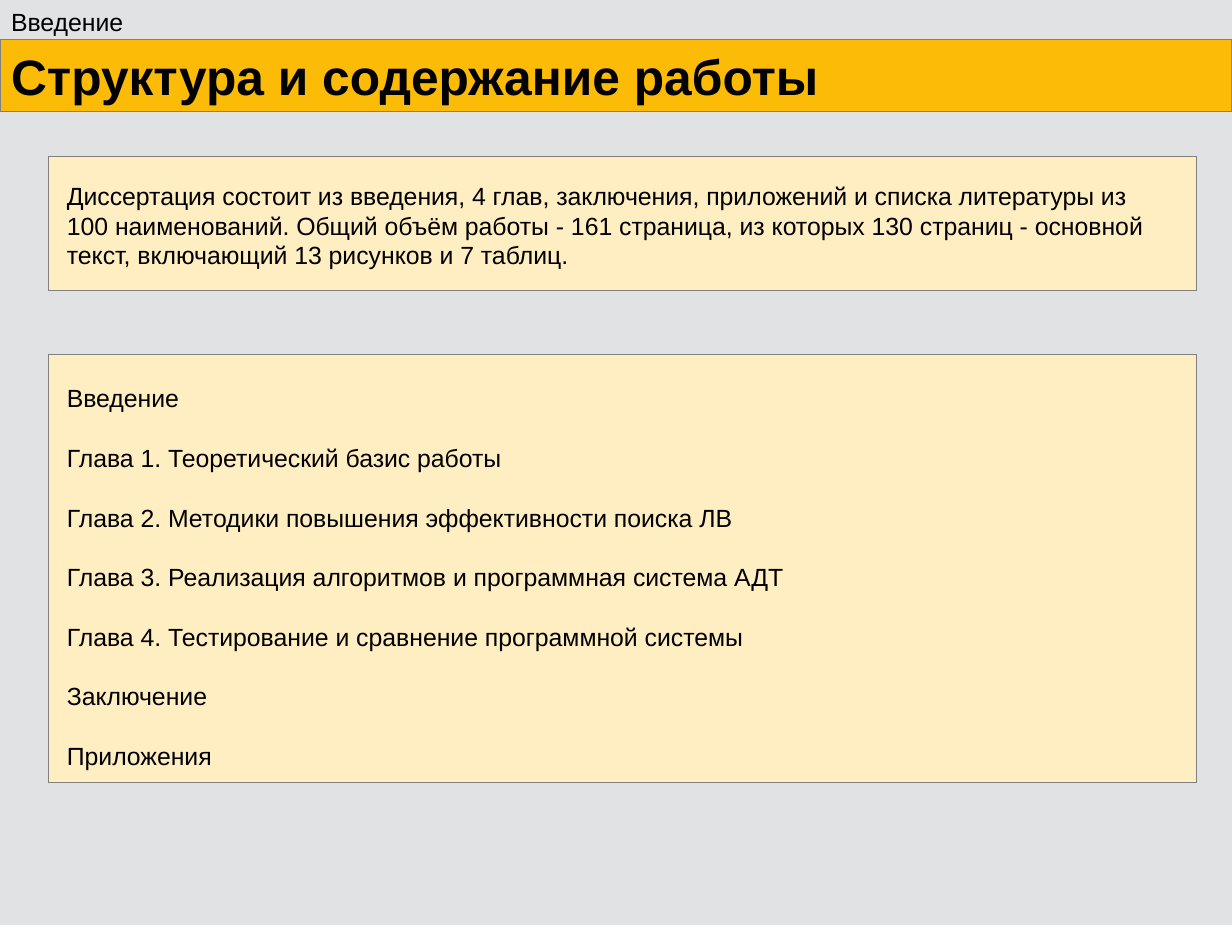
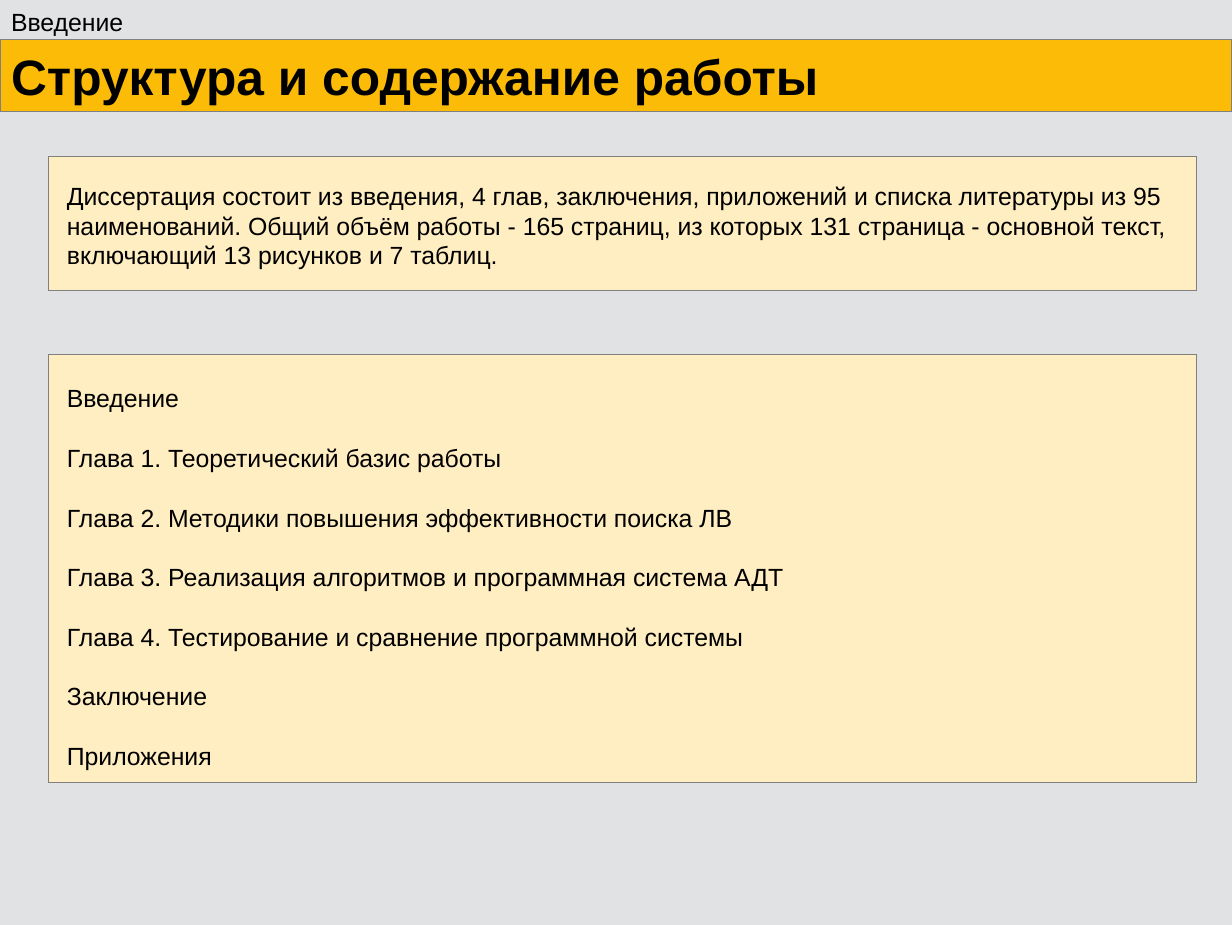
Before and after one commit to eugeneai/prisnif, a slide deck: slide 16 of brick/pres/pacman.odp. Drawn at 1232x925 pixels with LibreOffice and Linux fonts; fonts in the diff are those of the drawing. Boxes give left, top, right and bottom in pixels: in the first picture for what was removed or moved away, otherwise in the second. Text is boxed around its words. In the diff, an @@ line names an element or a change of style, - is before the commit and + after.

```diff
--- a/brick/pres/pacman.odp
+++ b/brick/pres/pacman.odp
@@ text at [67, 186, 1165, 269]: text changed @@
-Диссертация состоит из введения, 4 глав, заключения, приложений и списка литературы из 100 наименований. Общий объём работы - 161 страница, из которых 130 страниц - основной текст, включающий 13 рисунков и 7 таблиц.
+Диссертация состоит из введения, 4 глав, заключения, приложений и списка литературы из 95 наименований. Общий объём работы - 165 страниц, из которых 131 страница - основной текст, включающий 13 рисунков и 7 таблиц.
```
Also in this commit, not shown: 4 other slides changed, 1 slide added, 1 other file.
